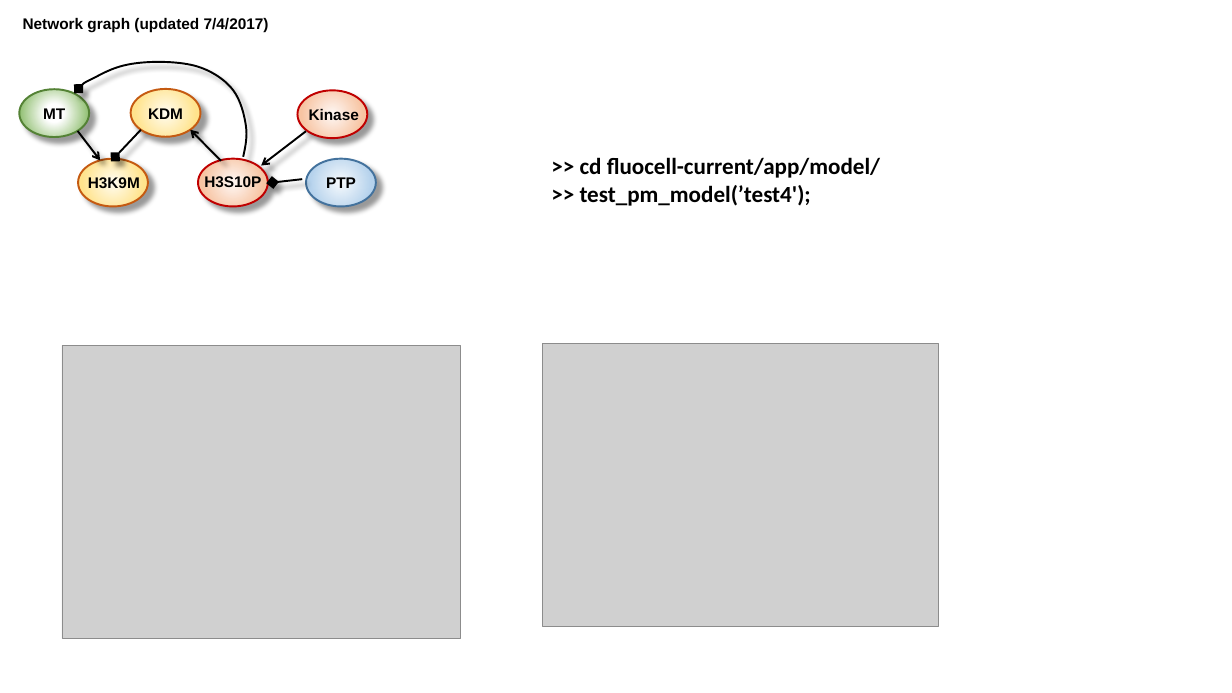
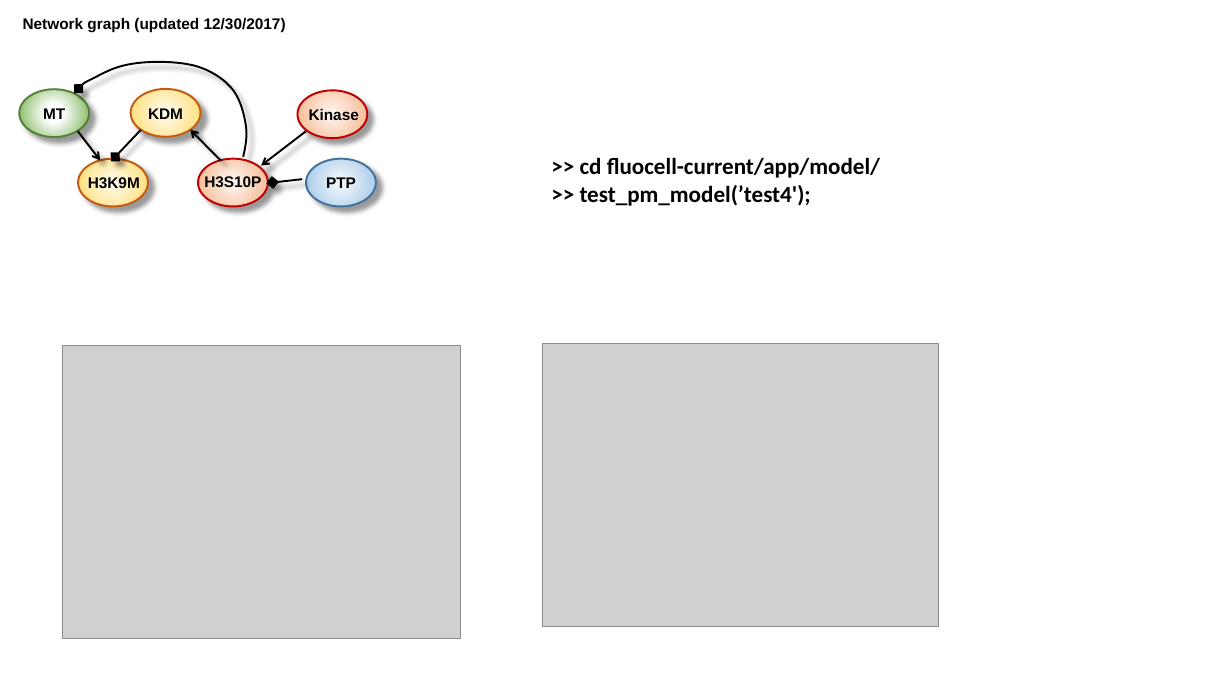
Before and after one commit to lu6007/fluocell, a slide deck: slide 1 of app/model/result_0211_2017.pptx. Drawn at 1232x693 pixels with LibreOffice and Linux fonts; fonts in the diff are those of the drawing; grey boxes stand for pictures. Boxes give left, top, right and bottom in pixels: in the first picture for what was removed or moved away, otherwise in the second. Text is boxed around its words. In the diff, an @@ line names an element or a change of style, - is before the commit and + after.

```diff
--- a/app/model/result_0211_2017.pptx
+++ b/app/model/result_0211_2017.pptx
@@ text at [23, 18, 286, 33]: text changed @@
-Network graph (updated 7/4/2017)
+Network graph (updated 12/30/2017)
```
Also in this commit, not shown: 19 other files.
